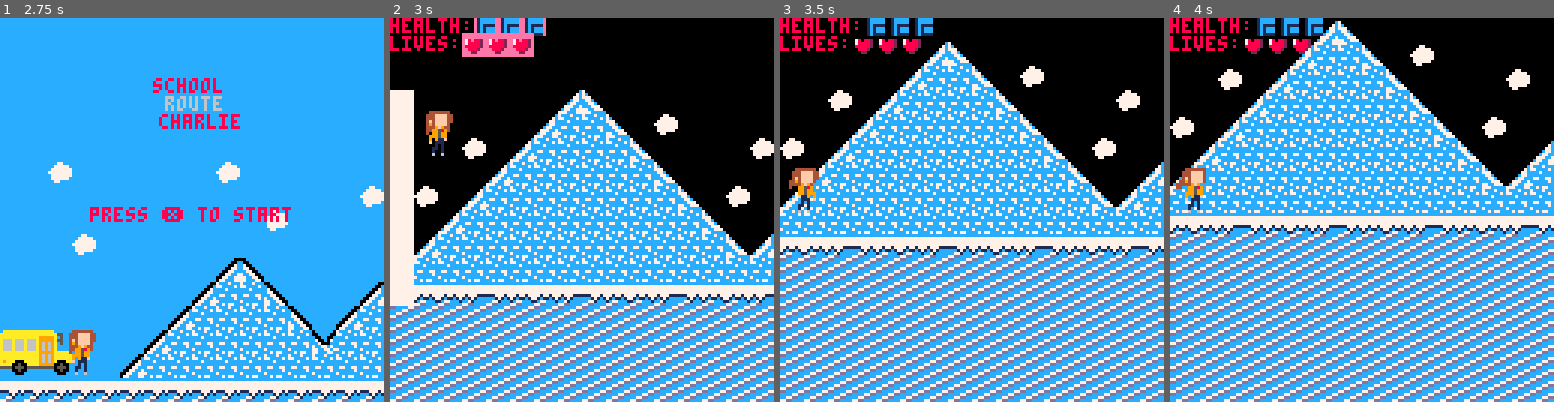
Above: before the commit, frames 1-4 (left to right).
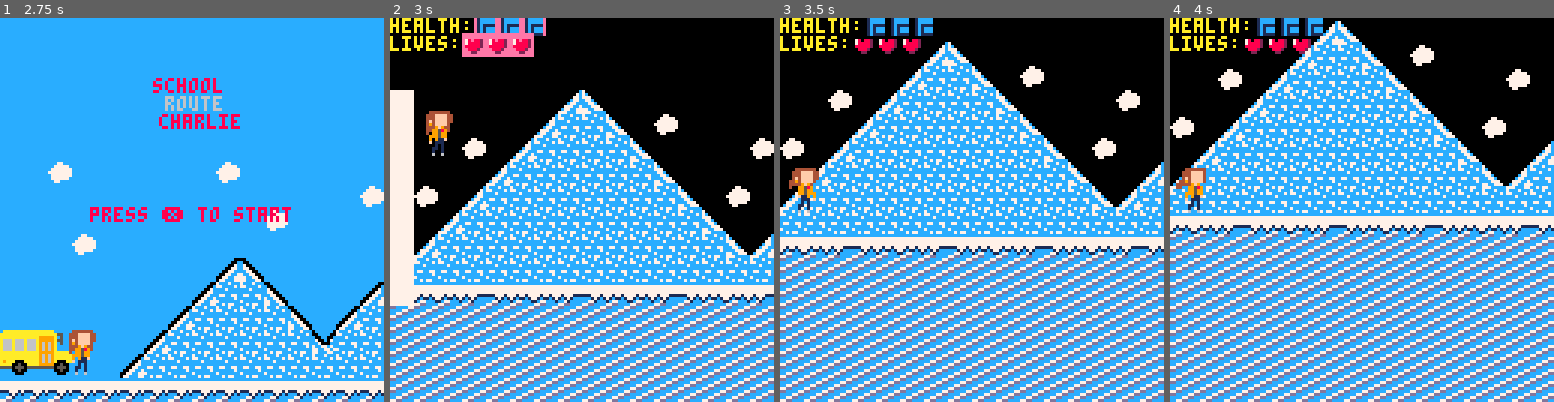
Above: after the commit, the same moments.

Repository: mrbryantguy/School-Route-Charlie
Game: PICO-8 cartridge One Cartidge/srch.p8
The game is run twice, just before and just after one commit, with the same random seed, the same clock (stepped at 60 frames per second) and the same inputs.
Inputs:
- Up to frame 1 (2.75 s): tap X (X key) at 0.33, 1.07, 1.85 s; hold Right 1.6-2.1 s; hold Right from 2.47 s (still down)
- Up to frame 2 (3 s): keep holding Right; tap X (X key) at 2.97 s
- Up to frame 3 (3.5 s): release Right at 3.03 s; hold Left from 3.08 s (still down)
- Up to frame 4 (4 s): release Left at 3.58 s; hold Down 3.63-3.97 s

Frame 1 is identical in both runs. In frame 2, 0.7% of the frame differs, in the area x 0-21%, y 0-9%; in frame 3, 0.7%; in frame 4, 0.7%.

Commit message:
Updated color of texts appearing in game
When the game first starts the lives and health counters would appear red, however after dying once they change to burgundy. This was fixed simply by adding a color to the print statements, they now appear yellow at all times.

Diff:
--- a/One Cartidge/srch.p8
+++ b/One Cartidge/srch.p8
@@ -1194,8 +1194,8 @@
 	--prints the time at the top right
 	--print(q)
 
-	print('health: ', cx, cy-24)
-	print('lives: ', cx, cy-18)
+	print('health: ', cx, cy-24, 10)
+	print('lives: ', cx, cy-18, 10)
 	printhealth()
 
 	if lives == 0 then
@@ -1243,8 +1243,8 @@
 --print(p.x , p.y , 0 , 26*8)
 
 spr(p2.sp, p2.x , flr(p2.y) , p2.w, p2.h)
-print('health: ', cx2+2, 146)
-print('lives: ', cx2+2, 152)
+print('health: ', cx2+2, 146, 10)
+print('lives: ', cx2+2, 152, 10)
 printhealth()
 
 
@@ -1329,8 +1329,8 @@
 
 
 
-	print("why are you late",37*8 ,50*8, 2)
-	print("game over" ,37*8 ,55*8, 2)
+	print("why are you late?",37*8 ,55*8, 8)
+	print("you made it!" ,37*8 ,50*8, 8)
 
 end
 
@@ -1347,9 +1347,9 @@
 	 	palt(0,false)
   end
 
-  print("you collapsed", 57*8, 50*8, 2)
-
-  print("press ❎ to keep going", 54*8 , 60*8 , 2)
+  print("you collapsed", 57*8, 50*8, 8)
+
+  print("press ❎ to keep going", 54*8 , 60*8 , 8)
 
   --debug print
   --print(scene)
@@ -1365,9 +1365,9 @@
   palt(0,true)
 	 palt(14,false)
 
-  print("you died", 24*8, 50*8, 2)
-
-  print("press ❎ for restart", 21*8 , 60*8 , 2)
+  print("you died", 24*8, 50*8, 8)
+
+  print("press ❎ for restart", 21*8 , 60*8 , 8)
 
   --debug print
   --print(scene)
